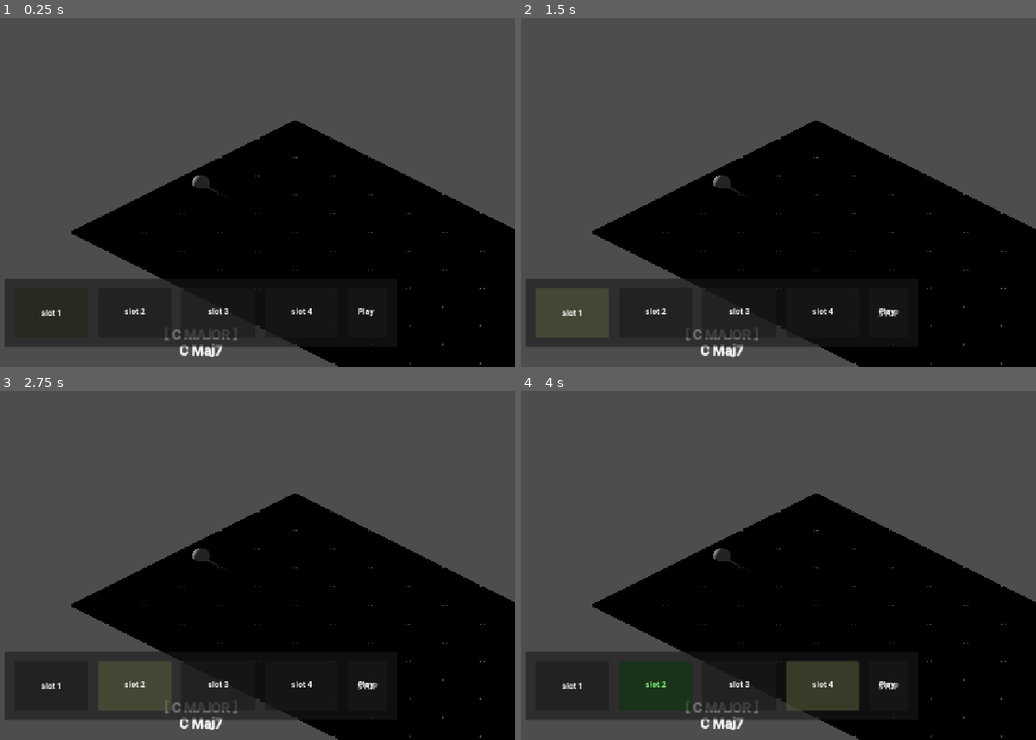
Above: before the commit, frames 1-4 (two rows, left to right).
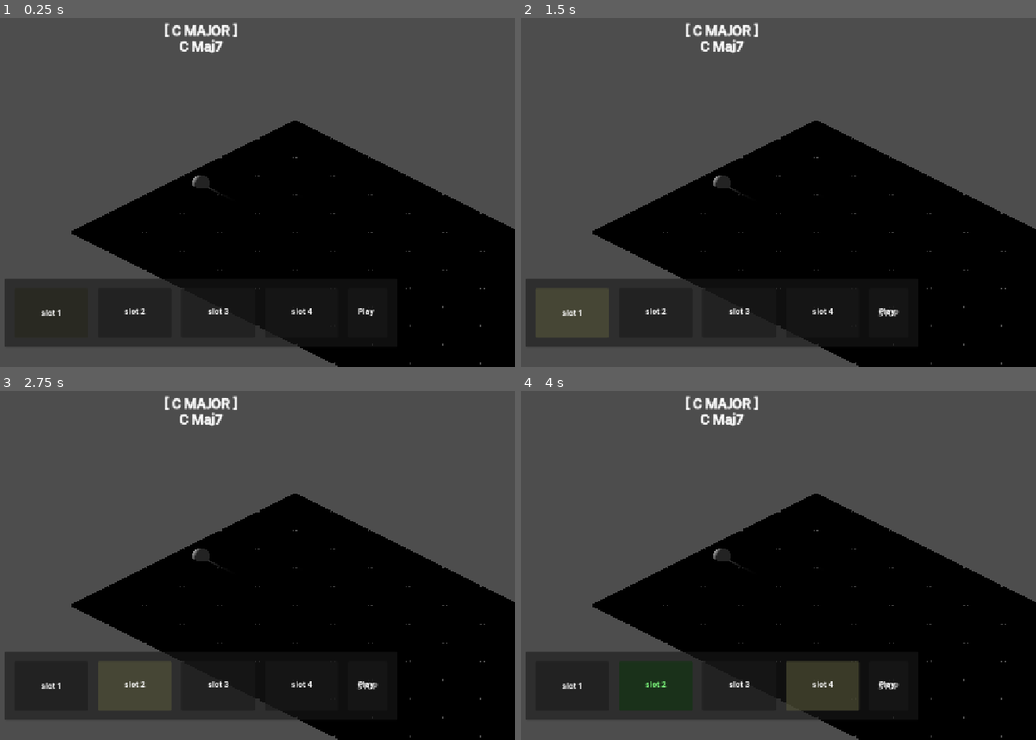
Above: after the commit, the same moments.

Repository: fruitshoo/eartrainer
Game: Godot game, scene res://scenes/main/main.tscn
Two runs of this game, one before a commit and one after it. Both use one fixed random seed, a clock stepped at 60 frames per second and the inputs below. The project has no main scene, so this scene is started directly.
Inputs:
- Up to frame 1 (0.25 s): no input
- Up to frame 2 (1.5 s): click "Play" at 0.5 s; click "slot 1" at 1.25 s
- Up to frame 3 (2.75 s): click "slot 2" at 2 s
- Up to frame 4 (4 s): click "slot 3" at 2.75 s; click "slot 4" at 3.5 s

The runs differ from the first frame. In frame 1, 0.8% of the frame differs, in the area x 32-47%, y 1-98%; in frame 2, 0.8%; in frame 3, 0.8%; in frame 4, 0.8%.
Error in both runs: Invalid access to property or key 'last_string' on a base object of type 'Nil'. (res://scenes/player/player.gd:30)

Commit message:
feat: add jazz billboard HUD with chord animations and beat pulse

Diff:
--- a/core/event_bus.gd
+++ b/core/event_bus.gd
@@ -15,3 +15,4 @@
 signal sequencer_started
 signal sequencer_stopped
 signal bar_changed(slot_index: int)
+signal beat_pulsed # 메트로놈 비트 펄스
--- a/scenes/player/player.gd
+++ b/scenes/player/player.gd
@@ -5,9 +5,9 @@
 # ============================================================
 # CONSTANTS
 # ============================================================
-const MOVE_DURATION := 0.1 # 빠른 이동 애니메이션
+const MOVE_DURATION := 0.2 # 빠른 이동 애니메이션
 const JUMP_HEIGHT := 1.5 # 점프 높이
-const DEBOUNCE_TIME := 0.03 # 입력 디바운싱 (30ms)
+const DEBOUNCE_TIME := 0.05 # 입력 디바운싱 (30ms)
 
 # ============================================================
 # STATE
--- a/ui/hud/hud_manager.gd
+++ b/ui/hud/hud_manager.gd
@@ -1,5 +1,5 @@
 # hud_manager.gd
-# HUD 표시 관리 (키, 모드, 현재 코드)
+# HUD 표시 관리 - 재즈 전광판 스타일
 extends CanvasLayer
 
 # ============================================================
@@ -9,11 +9,30 @@
 @onready var chord_label: Label = %ChordLabel
 
 # ============================================================
+# STATE
+# ============================================================
+var _last_chord_text: String = ""
+var _chord_tween: Tween = null
+
+# ============================================================
 # LIFECYCLE
 # ============================================================
 func _ready() -> void:
 	GameManager.settings_changed.connect(_update_display)
+	EventBus.beat_pulsed.connect(_on_beat_pulsed)
+	_setup_visual_style()
 	_update_display()
+
+# ============================================================
+# VISUAL SETUP
+# ============================================================
+func _setup_visual_style() -> void:
+	if chord_label:
+		# 글로우 효과를 위한 설정
+		chord_label.add_theme_color_override("font_color", Color(1.0, 0.9, 0.4))
+		chord_label.add_theme_color_override("font_shadow_color", Color(1.0, 0.6, 0.2, 0.5))
+		chord_label.add_theme_constant_override("shadow_offset_x", 2)
+		chord_label.add_theme_constant_override("shadow_offset_y", 2)
 
 # ============================================================
 # DISPLAY UPDATE
@@ -27,7 +46,48 @@
 	var mode_name := "MAJOR" if GameManager.current_mode == MusicTheory.ScaleMode.MAJOR else "MINOR"
 	key_label.text = "[ %s %s ]" % [key_name, mode_name]
 
-	# 코드 표시
-	var chord_root := MusicTheory.NOTE_NAMES_CDE[GameManager.current_chord_root % 12]
-	chord_label.text = "%s %s" % [chord_root, GameManager.current_chord_type]
-	chord_label.add_theme_color_override("font_color", Color(1, 0.9, 0.5))
+	# 코드 표시 (시퀀서 재생 중이면 시퀀서 코드 우선)
+	var chord_root: int
+	var chord_type: String
+
+	if EventBus.is_sequencer_playing:
+		chord_root = GameManager.current_chord_root
+		chord_type = GameManager.current_chord_type
+	else:
+		chord_root = GameManager.current_chord_root
+		chord_type = GameManager.current_chord_type
+
+	var root_name := MusicTheory.NOTE_NAMES_CDE[chord_root % 12]
+	var new_text := "%s %s" % [root_name, chord_type]
+
+	# 텍스트가 바뀌었으면 애니메이션 실행
+	if new_text != _last_chord_text:
+		chord_label.text = new_text
+		_animate_chord_change()
+		_last_chord_text = new_text
+
+# ============================================================
+# ANIMATIONS
+# ============================================================
+
+## 코드 변경 시 살짝 커졌다 돌아오는 효과
+func _animate_chord_change() -> void:
+	if _chord_tween and _chord_tween.is_running():
+		_chord_tween.kill()
+
+	_chord_tween = create_tween()
+	_chord_tween.tween_property(chord_label, "scale", Vector2(1.15, 1.15), 0.08) \
+		.set_trans(Tween.TRANS_BACK).set_ease(Tween.EASE_OUT)
+	_chord_tween.tween_property(chord_label, "scale", Vector2(1.0, 1.0), 0.1) \
+		.set_trans(Tween.TRANS_SINE).set_ease(Tween.EASE_IN_OUT)
+
+## 비트 펄스 효과
+func _on_beat_pulsed() -> void:
+	if not chord_label:
+		return
+
+	var pulse_tween := create_tween()
+	pulse_tween.tween_property(chord_label, "scale", Vector2(1.05, 1.05), 0.05) \
+		.set_trans(Tween.TRANS_SINE).set_ease(Tween.EASE_OUT)
+	pulse_tween.tween_property(chord_label, "scale", Vector2(1.0, 1.0), 0.1) \
+		.set_trans(Tween.TRANS_SINE).set_ease(Tween.EASE_IN)
--- a/ui/hud/hud_manager.tscn
+++ b/ui/hud/hud_manager.tscn
@@ -9,27 +9,25 @@
 
 [node name="MainContainer" type="Control" parent="." unique_id=599544182]
 layout_mode = 3
-anchors_preset = 15
-anchor_right = 1.0
-anchor_bottom = 1.0
+anchors_preset = 5
+anchor_left = 0.5
+anchor_right = 0.5
 grow_horizontal = 2
-grow_vertical = 2
+size_flags_horizontal = 4
+size_flags_vertical = 4
 mouse_filter = 2
 
 [node name="InfoPanel" type="MarginContainer" parent="MainContainer" unique_id=1583880336]
 layout_mode = 1
-anchors_preset = 7
+anchors_preset = 5
 anchor_left = 0.5
-anchor_top = 1.0
 anchor_right = 0.5
-anchor_bottom = 1.0
-offset_left = -20.0
-offset_top = -50.0
-offset_right = 20.0
+offset_left = -91.0
+offset_right = 91.0
+offset_bottom = 80.0
 grow_horizontal = 2
-grow_vertical = 0
 mouse_filter = 2
-theme_override_constants/margin_bottom = 20
+theme_override_constants/margin_top = 20
 
 [node name="VBoxContainer" type="VBoxContainer" parent="MainContainer/InfoPanel" unique_id=1156355794]
 layout_mode = 2
